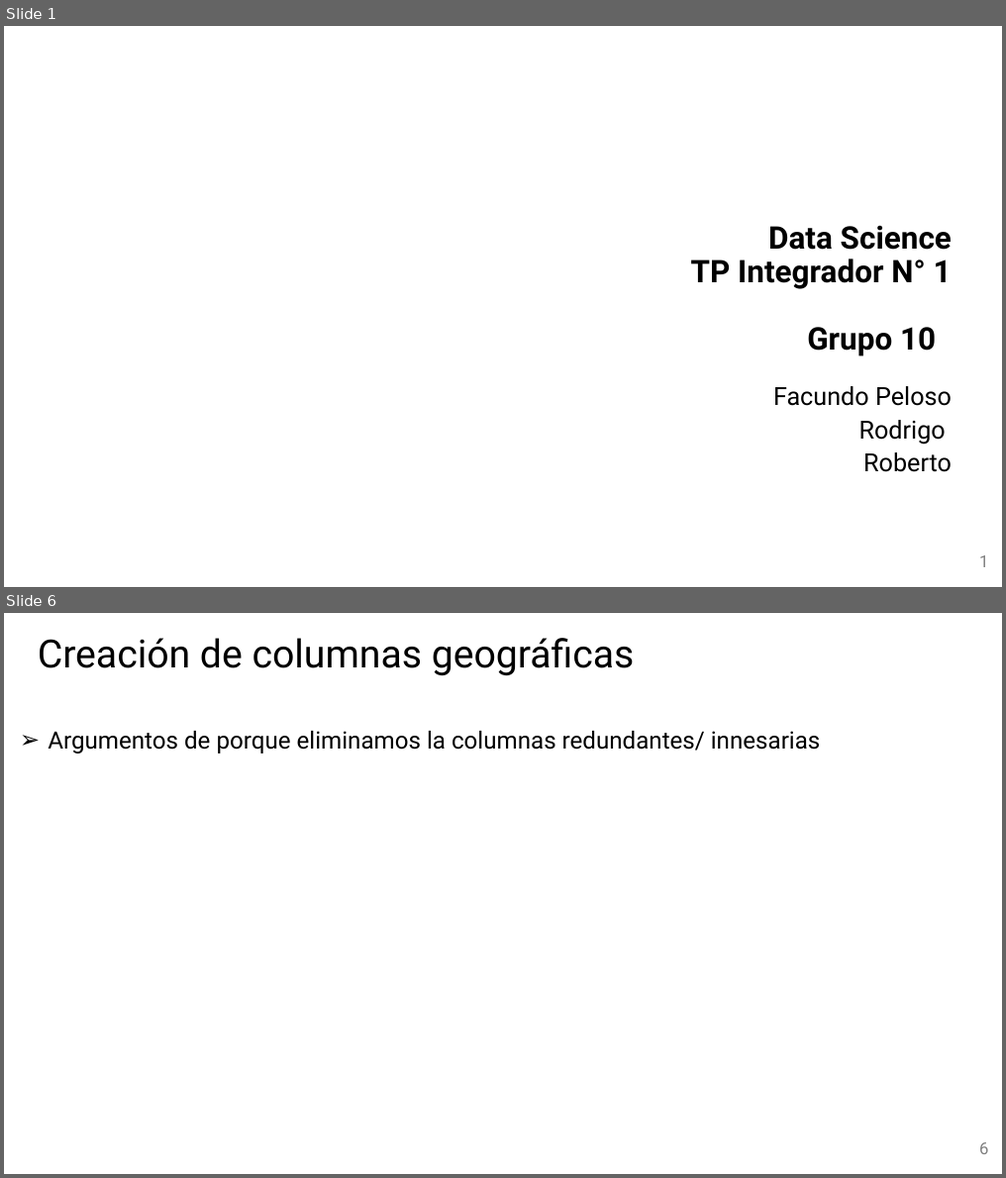
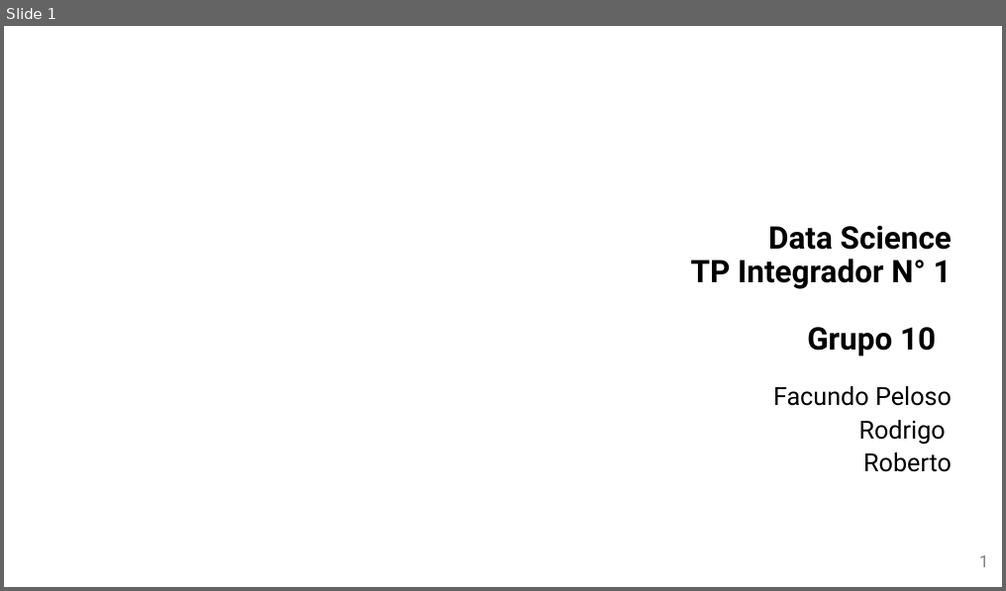
Before and after one commit to Facundo-Peloso/DH-TP-1---Grupo-10, a slide deck: Presentación/Presentación TP 1 - Grupo 10.pptx. Shown one above the other, each under a label of ours: slides 1 and 6 before the commit, slide 1 after it; the slides between them are not shown. The pictures are 1006x1178 and 1006x591 pixels, drawn with LibreOffice and Linux fonts; fonts in the diff are those of the drawing; background and template pictures are left out. Boxes give left, top, right and bottom in pixels: in the first picture for what was removed or moved away, otherwise in the second. Text is boxed around its words. In the diff, an @@ line names an element or a change of style, - is before the commit and + after.

```diff
--- a/Presentación/Presentación TP 1 - Grupo 10.pptx
+++ b/Presentación/Presentación TP 1 - Grupo 10.pptx
@@ slide 6 removed at [4,613,1002,1174], background picture (left out) @@
@@ title removed at [38,638,635,675] @@
-Creación de columnas geográficas
@@ text removed at [48,731,821,754] @@
-➢ Argumentos de porque eliminamos la columnas redundantes/ innesarias
@@ page number removed at [979,1143,988,1155] @@
-6
```
Also in this commit, not shown: 2 slides changed, 16 slides added, 9 other slides removed.
